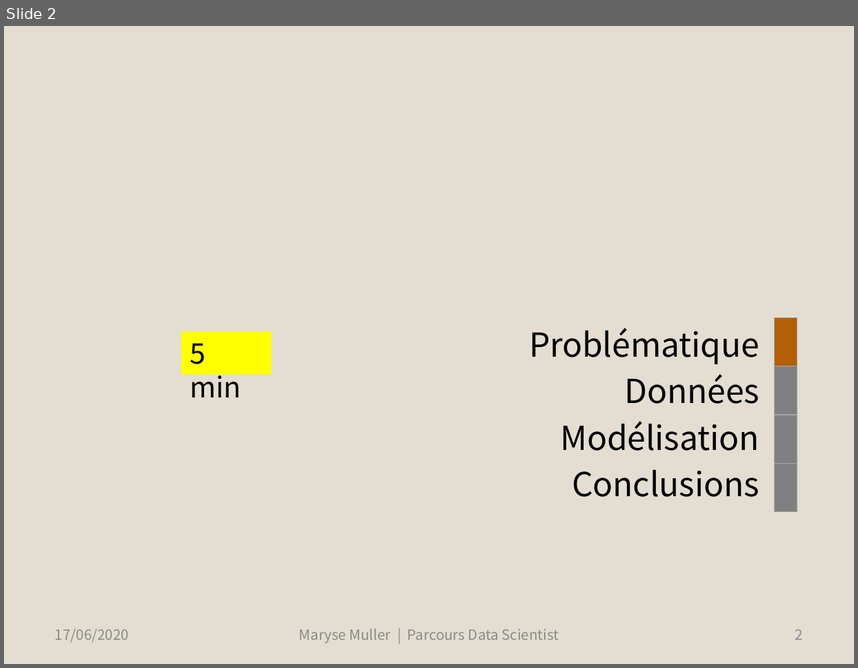
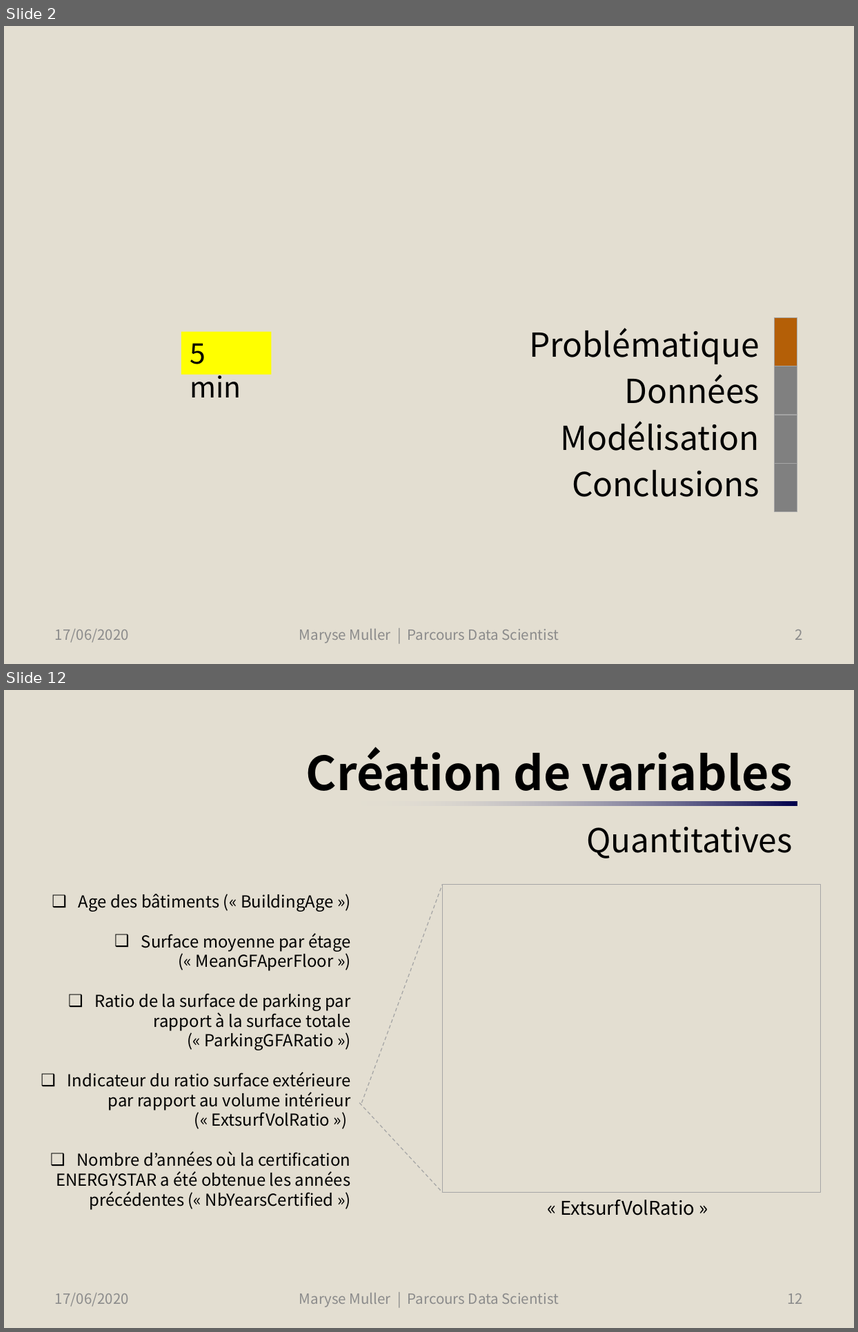
Before and after one commit to SmellyArmure/OC_DS_Project4, a slide deck: PRESENTATION/Projet4.pptx. Shown one above the other, each under a label of ours: slide 2 before the commit, slides 2 and 12 after it; the slides between them are not shown. The pictures are 858x668 and 858x1332 pixels, drawn with LibreOffice and Linux fonts; fonts in the diff are those of the drawing. Boxes give left, top, right and bottom in pixels: in the first picture for what was removed or moved away, otherwise in the second. Text is boxed around its words. In the diff, an @@ line names an element or a change of style, - is before the commit and + after.

```diff
--- a/PRESENTATION/Projet4.pptx
+++ b/PRESENTATION/Projet4.pptx
@@ slide 12 added at box(4, 690, 854, 1328), background #E3DED1 @@
@@ title added at box(306, 747, 793, 858), 39.6 pt, text #000000, bold @@
+Création de variables
+Quantitatives
@@ rectangle added at box(359, 801, 797, 806), fill gradient #00004C to #E2E2E5 @@
@@ text added at box(56, 894, 351, 1210), 14 pt, text #000000 @@
+❑ Age des bâtiments (« BuildingAge »)
+❑ Surface moyenne par étage (« MeanGFAperFloor »)
+❑ Ratio de la surface de parking par rapport à la surface totale (« ParkingGFARatio »)
+❑ Indicateur du ratio surface extérieure par rapport au volume intérieur (« ExtsurfVolRatio »)
+❑ Nombre d’années où la certification ENERGYSTAR a été obtenue les années précédentes (« NbYearsCertified »)
@@ line added from (362, 1103) to (443, 884), #A6A6A6 0.75 pt dashed @@
@@ rectangle added at box(443, 884, 821, 1192), outline #A6A6A6 0.5 pt @@
@@ line added from (359, 1103) to (443, 1192), #A6A6A6 0.75 pt dashed @@
@@ text added at box(560, 1199, 695, 1215), 16 pt, text #000000 @@
+« ExtsurfVolRatio »
@@ text added at box(55, 1292, 129, 1306), 12 pt, text #8C8C8C @@
+17/06/2020
@@ text added at box(299, 1292, 559, 1307), 12 pt, text #8C8C8C @@
+Maryse Muller | Parcours Data Scientist
@@ page number added at box(787, 1293, 803, 1303), 12 pt, text #8C8C8C @@
+12
```
Also in this commit, not shown: 10 slides changed, 17 other slides added, 7 slides removed, 20 other files.
